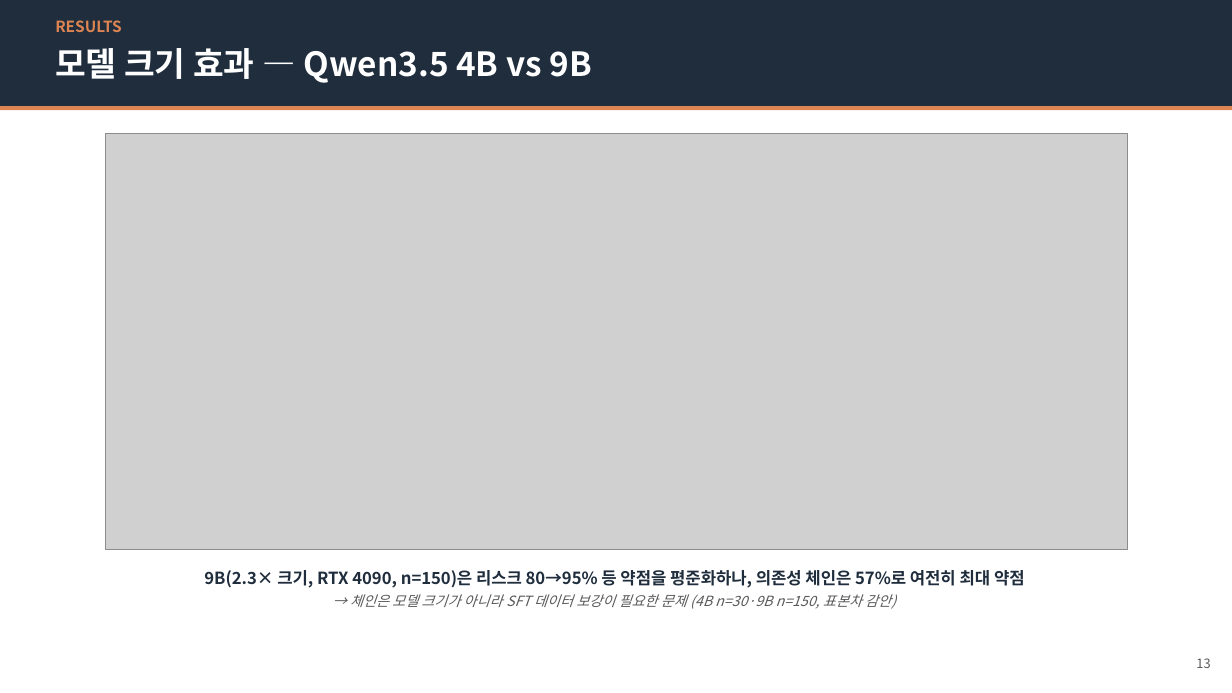
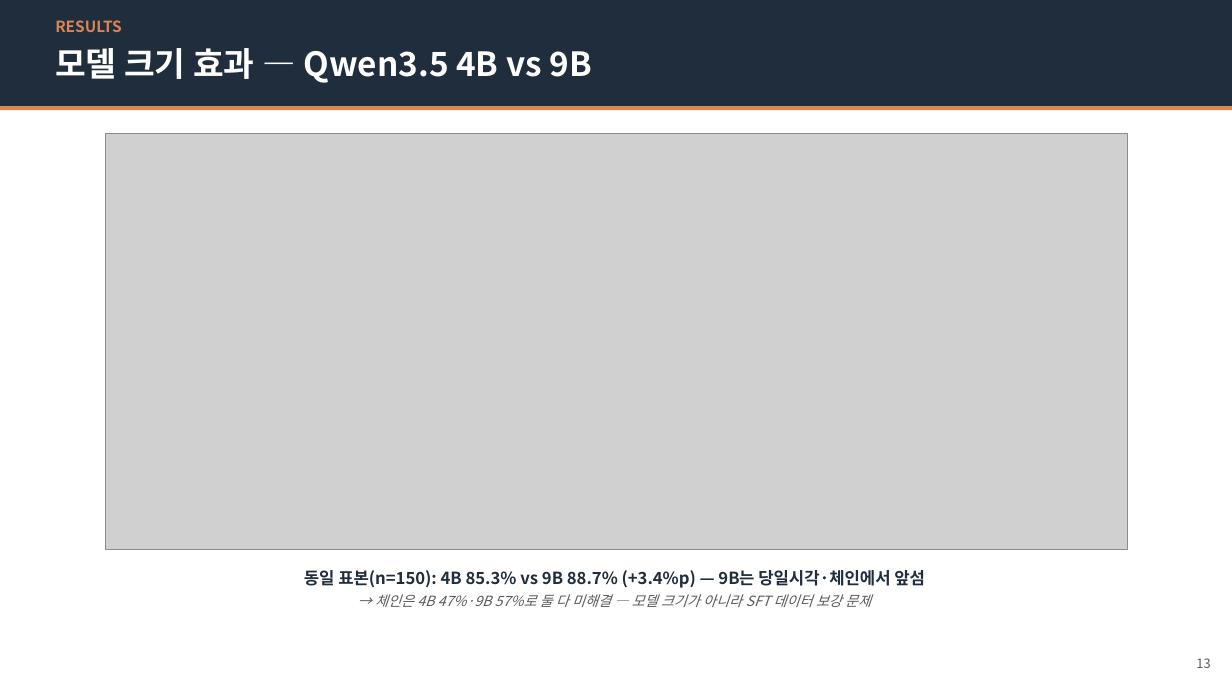
Before and after one commit to jung-geun/TimeSorter, a slide deck: slide 13 of presentation/TimeSorter_발표자료.pptx. Drawn at 1232x693 pixels with LibreOffice and Linux fonts; fonts in the diff are those of the drawing; grey boxes stand for pictures. Boxes give left, top, right and bottom in pixels: in the first picture for what was removed or moved away, otherwise in the second. Text is boxed around its words. In the diff, an @@ line names an element or a change of style, - is before the commit and + after.

```diff
--- a/presentation/TimeSorter_발표자료.pptx
+++ b/presentation/TimeSorter_발표자료.pptx
@@ text at [304,570,925,607]: text changed @@
-9B(2.3× 크기, RTX 4090, n=150)은 리스크 80→95% 등 약점을 평준화하나, 의존성 체인은 57%로 여전히 최대 약점
-→ 체인은 모델 크기가 아니라 SFT 데이터 보강이 필요한 문제 (4B n=30·9B n=150, 표본차 감안)
+동일 표본(n=150): 4B 85.3% vs 9B 88.7% (+3.4%p) — 9B는 당일시각·체인에서 앞섬
+→ 체인은 4B 47%·9B 57%로 둘 다 미해결 — 모델 크기가 아니라 SFT 데이터 보강 문제
```
Also in this commit, not shown: 1 other slide changed, 14 other files.
